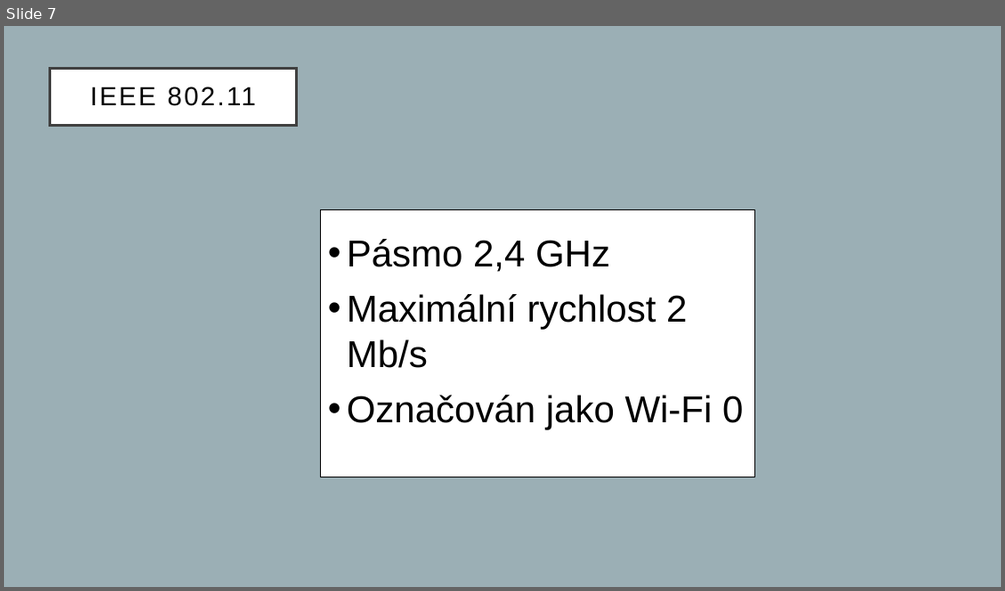
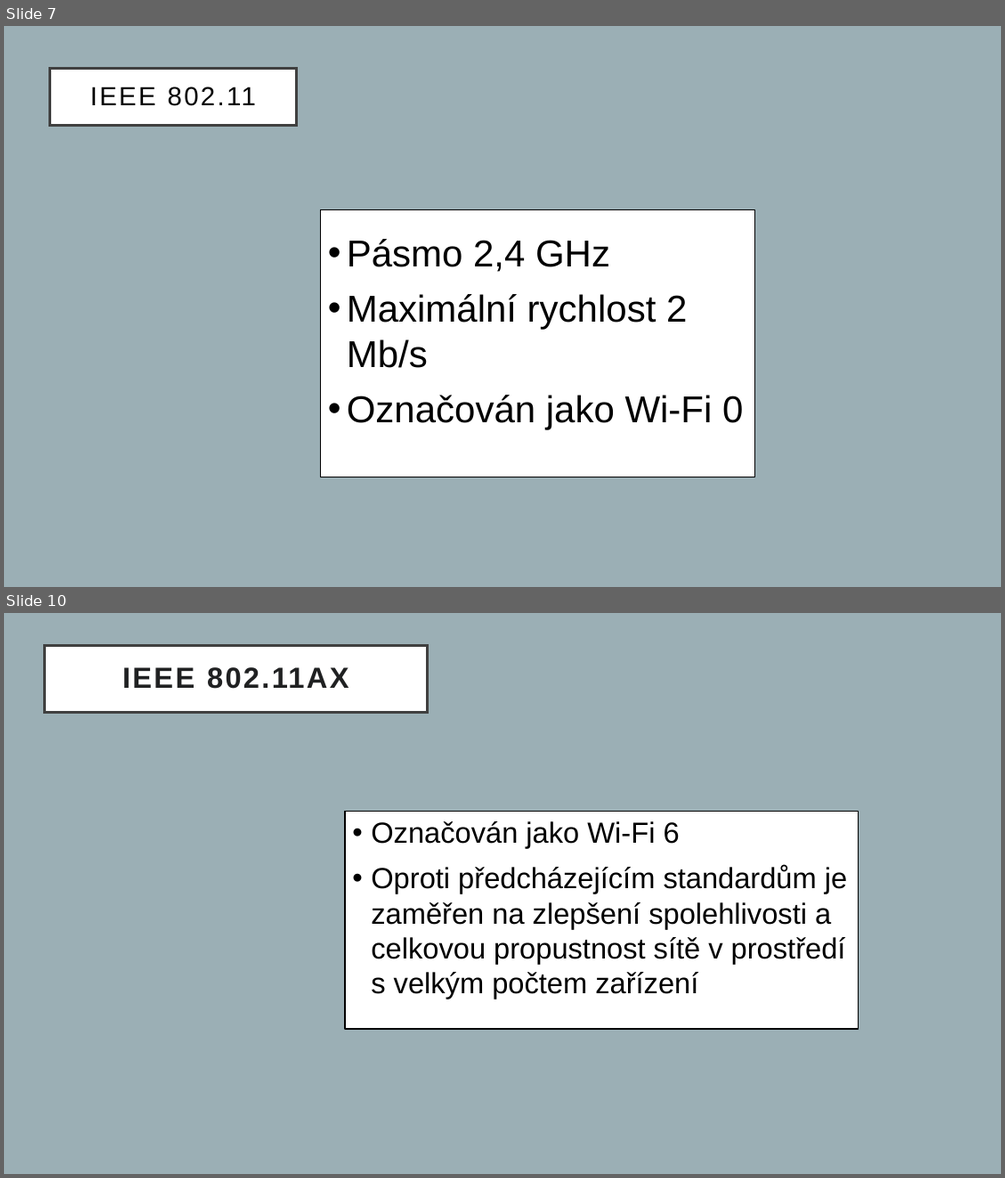
Before and after one commit to proch4zkov4/prezentace-wifi, a slide deck: prochazkova.pptx. Shown one above the other, each under a label of ours: slide 7 before the commit, slides 7 and 10 after it; the slides between them are not shown. The pictures are 1005x591 and 1005x1178 pixels, drawn with LibreOffice and Linux fonts; fonts in the diff are those of the drawing. Boxes give left, top, right and bottom in pixels: in the first picture for what was removed or moved away, otherwise in the second. Text is boxed around its words. In the diff, an @@ line names an element or a change of style, - is before the commit and + after.

```diff
--- a/prochazkova.pptx
+++ b/prochazkova.pptx
@@ slide 10 added at (x1=4, y1=613, x2=1001, y2=1174), background #9BAFB5 @@
@@ title added at (x1=44, y1=645, x2=428, y2=712), fill #FFFFFF, outline #404040 2.5 pt, 28 pt, text #202122, bold @@
+IEEE 802.11AX
@@ rectangle added at (x1=345, y1=811, x2=858, y2=1029), fill #FFFFFF, outline #000000 1 pt @@
@@ text added at (x1=371, y1=821, x2=847, y2=998), 28 pt, text #000000 @@
+• Označován jako Wi-Fi 6
+• Oproti předcházejícím standardům je zaměřen na zlepšení spolehlivosti a celkovou propustnost sítě v prostředí s velkým počtem zařízení
```
Also in this commit, not shown: 2 slides changed, 3 other slides added, 8 slides removed.
